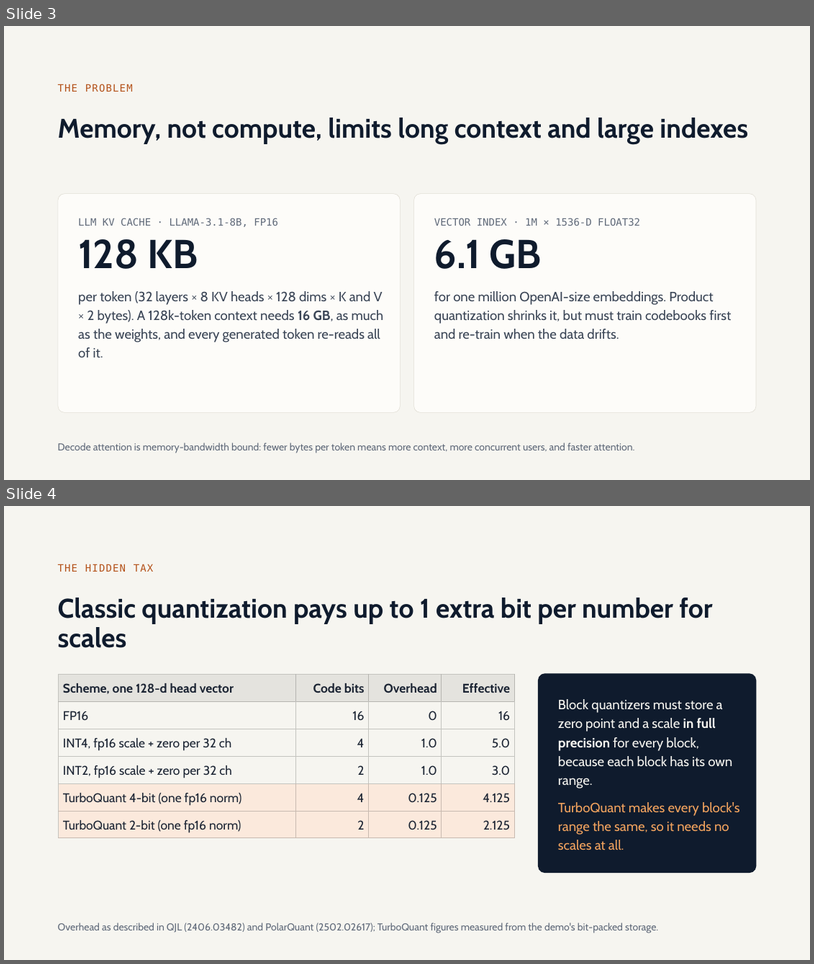
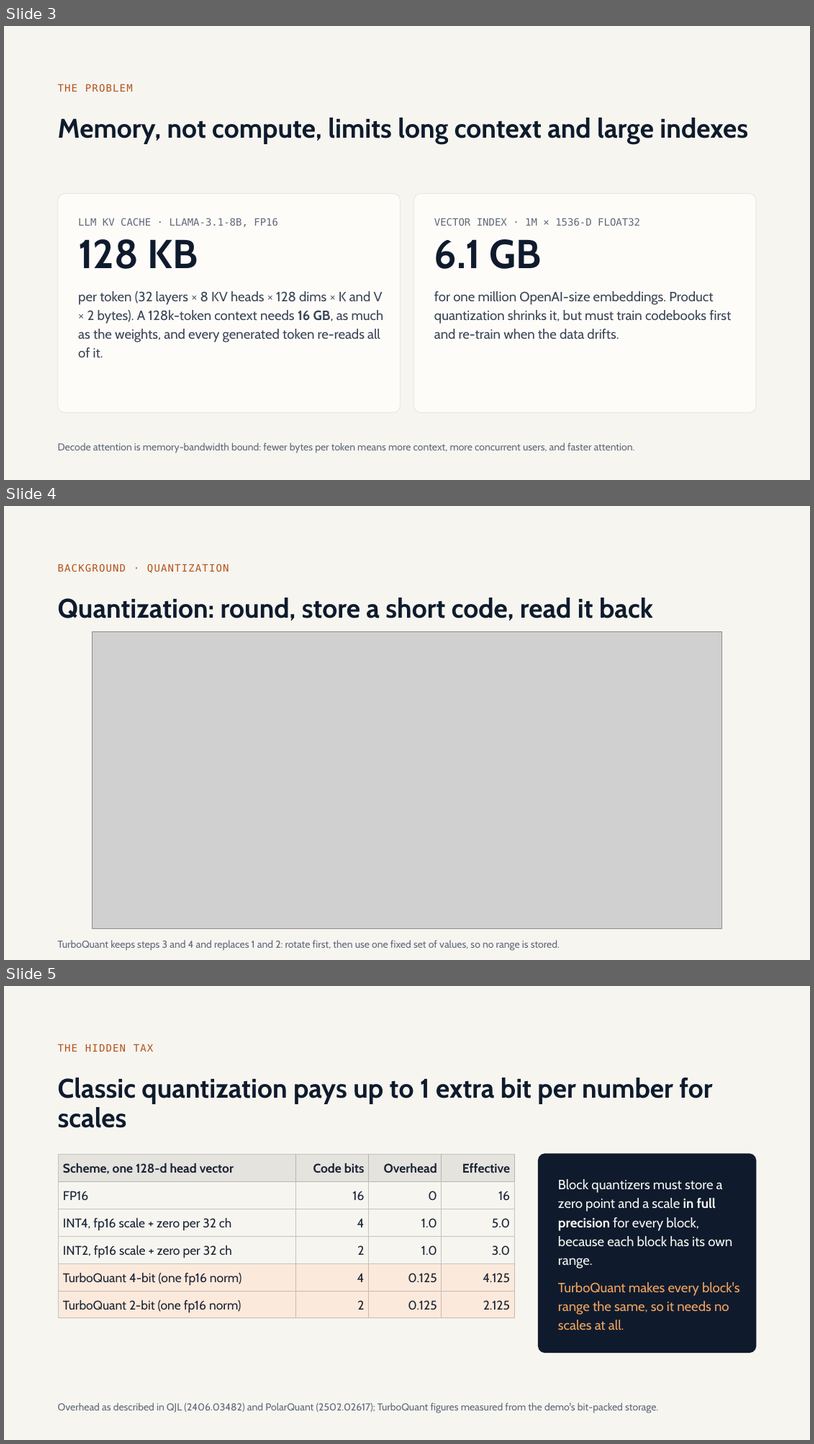
Before and after one commit to olonok69/TurboQuant_ML, a slide deck: docs/TurboQuant.pptx. Shown one above the other, each under a label of ours: slides 3 and 4 before the commit, slides 3, 4 and 5 after it. The pictures are 814x964 and 814x1444 pixels, drawn with LibreOffice and Linux fonts; fonts in the diff are those of the drawing; grey boxes stand for pictures. Boxes give left, top, right and bottom in pixels: in the first picture for what was removed or moved away, otherwise in the second. Text is boxed around its words. In the diff, an @@ line names an element or a change of style, - is before the commit and + after.

```diff
--- a/docs/TurboQuant.pptx
+++ b/docs/TurboQuant.pptx
@@ slide 4 added at [4, 506, 810, 960], background #F6F5F0 @@
@@ text added at [58, 564, 229, 573], 12 pt, text #B4521A @@
+BACKGROUND · QUANTIZATION
@@ title added at [58, 597, 653, 620], 32 pt, text #0F1B2D, bold @@
+Quantization: round, store a short code, read it back
@@ picture added at [92, 632, 722, 928] @@
@@ text added at [58, 939, 560, 950], 12 pt, text #5F6979 @@
+TurboQuant keeps steps 3 and 4 and replaces 1 and 2: rotate first, then use one fixed set of values, so no range is stored.
@@ what was slide 4 is now slide 5 @@
```
Also in this commit, not shown: 9 other files.
